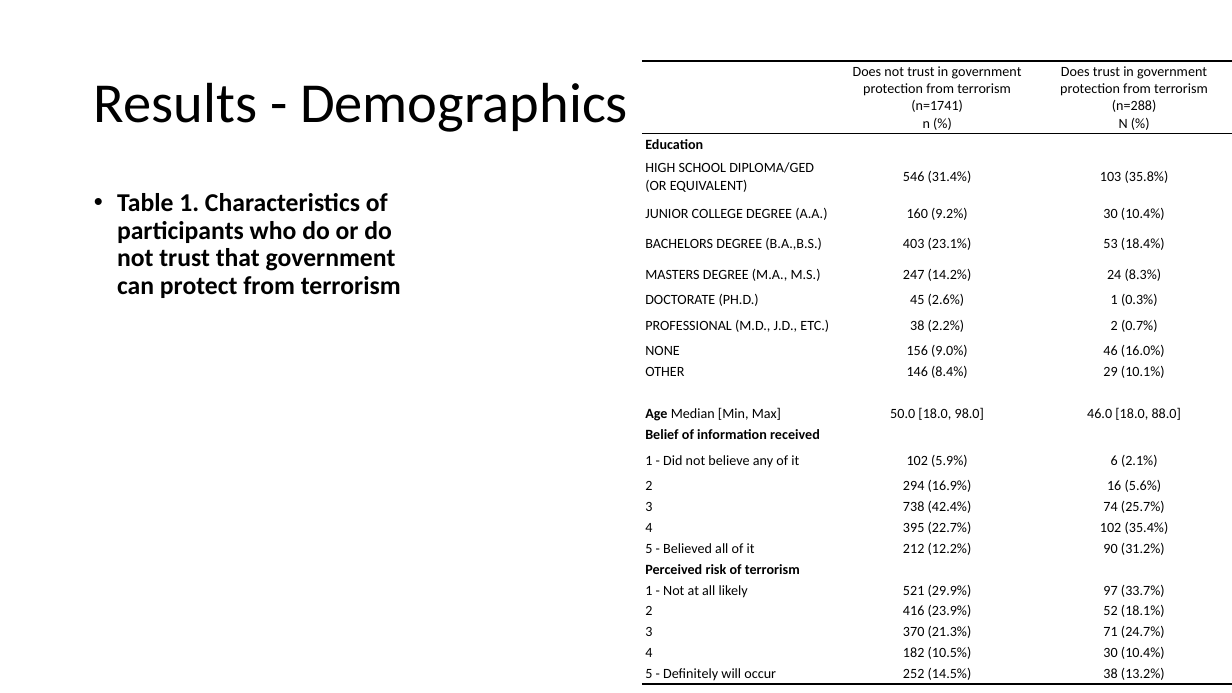
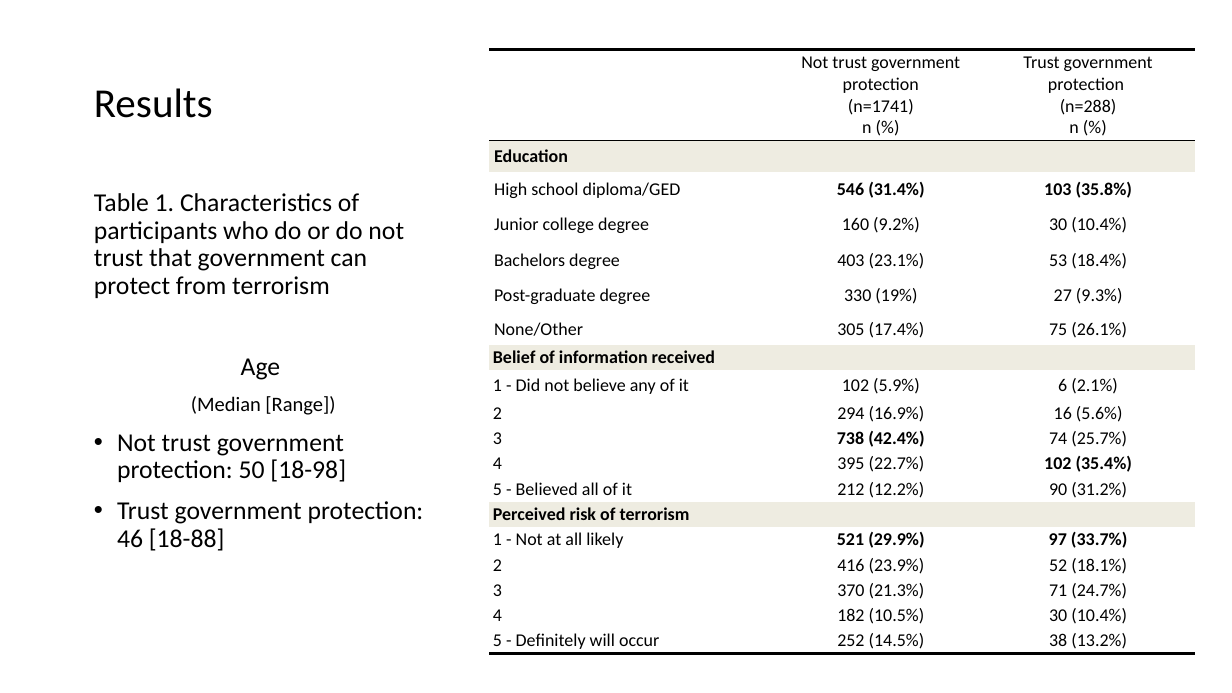
Before and after one commit to ska247/ADA-Final-Project, a slide deck: slide 11 of ADA Presentation.pptx (slide 12 before the commit). Drawn at 1232x693 pixels with LibreOffice and Linux fonts; fonts in the diff are those of the drawing. Boxes give left, top, right and bottom in pixels: in the first picture for what was removed or moved away, otherwise in the second. Text is boxed around its words. In the diff, an @@ line names an element or a change of style, - is before the commit and + after.

```diff
--- a/ADA Presentation.pptx
+++ b/ADA Presentation.pptx
@@ table at <box>490,50,1196,653</box> @@
-row 1, column 2: Does not trust in government protection from terrorism (n=1741) / n (%)
+row 1, column 2: Not trust government protection (n=1741) / n (%)
-row 1, column 3: Does trust in government protection from terrorism (n=288) / N (%)
+row 1, column 3: Trust government protection / (n=288) / n (%)
-row 3: HIGH SCHOOL DIPLOMA/GED (OR EQUIVALENT) | 546 (31.4%) | 103 (35.8%)
-row 4: JUNIOR COLLEGE DEGREE (A.A.) | 160 (9.2%) | 30 (10.4%)
-row 5: BACHELORS DEGREE (B.A.,B.S.) | 403 (23.1%) | 53 (18.4%)
-row 6: MASTERS DEGREE (M.A., M.S.) | 247 (14.2%) | 24 (8.3%)
-row 7: DOCTORATE (PH.D.) | 45 (2.6%) | 1 (0.3%)
-row 8: PROFESSIONAL (M.D., J.D., ETC.) | 38 (2.2%) | 2 (0.7%)
-row 9: NONE | 156 (9.0%) | 46 (16.0%)
-row 10: OTHER | 146 (8.4%) | 29 (10.1%)
-row 11:  |  | 
-row 12: Age Median [Min, Max] | 50.0 [18.0, 98.0] | 46.0 [18.0, 88.0]
+row 3: High school diploma/GED | 546 (31.4%) | 103 (35.8%)
+row 4: Junior college degree | 160 (9.2%) | 30 (10.4%)
+row 5: Bachelors degree | 403 (23.1%) | 53 (18.4%)
+row 6: Post-graduate degree | 330 (19%) | 27 (9.3%)
+row 7: None/Other | 305 (17.4%) | 75 (26.1%)
@@ table: place and size @@
-table at <box>642,61,1232,685</box>
+table at <box>490,50,1196,653</box>
@@ title at <box>94,88,213,118</box>: text changed; size 44 to 32 pt @@
-Results - Demographics
+Results
@@ text at <box>94,193,404,298</box>: bold off in "Table 1. Characteristics of participants who do ..."; bullet • to none @@
@@ text at <box>117,358,424,551</box>: paragraphs added @@
+Age
+(Median [Range])
+• Not trust government protection: 50 [18-98]
+• Trust government protection: 46 [18-88]
```
Also in this commit, not shown: 1 other slide changed, 2 slides added, 1 slide removed.
